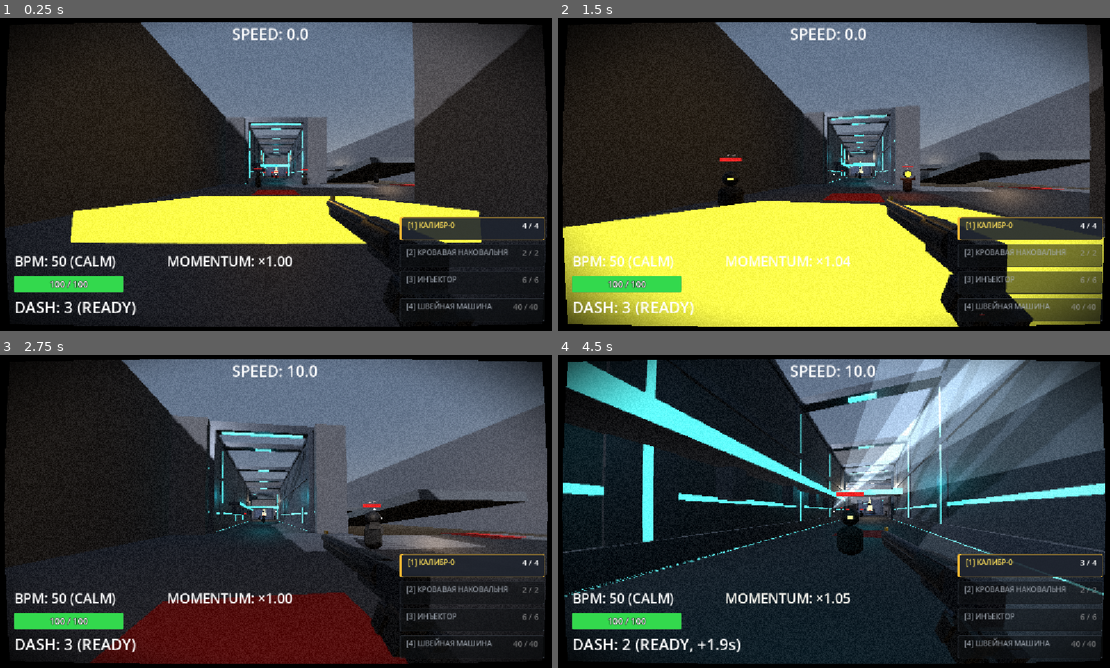
Above: before the commit, frames 1-4 (two rows, left to right).
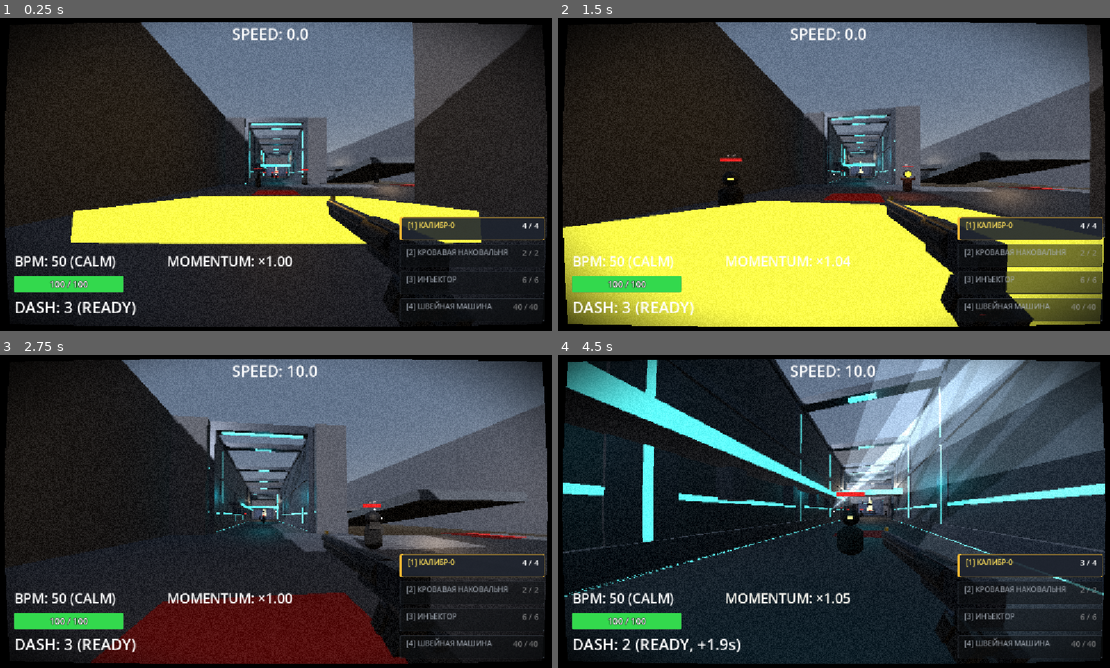
Above: after the commit, the same moments.

Repository: ggou3/voidkill
Game: Godot game, scene res://test_arena.tscn
Two runs of this game, one before a commit and one after it. Both use one fixed random seed, a clock stepped at 60 frames per second and the inputs below. This scene is started directly instead of the project's main scene.
Inputs (mouse positions are in pixels of both pictures, inside the frame that each line leads up to):
- Up to frame 1 (0.25 s): no input
- Up to frame 2 (1.5 s): tap Enter at 0.5 s; move the mouse to (867, 174) at 0.52 s; hold F (melee) 0.53-1.28 s; hold W (move_forward) from 0.53 s (still down); tap Space (jump) at 0.77 s; tap C (slam) at 0.8, 1.35 s; move the mouse to (806, 174) at 1.27 s
- Up to frame 3 (2.75 s): keep holding W (move_forward); tap Space (jump) at 1.52 s; tap F (melee) at 1.55 s; move the mouse to (292, 505) at 2.02 s; hold Right mouse button (alt_fire) from 2.03 s (still down); tap C (slam) at 2.3 s
- Up to frame 4 (4.5 s): keep holding W (move_forward); move the mouse to (828, 517) at 2.77 s; release Right mouse button (alt_fire) at 2.78 s; tap Shift (dash) at 2.85 s; tap Space (jump) at 3.02, 3.77 s; tap F (melee) at 3.05 s; move the mouse to (878, 514) at 3.52 s; hold F (melee) 3.53-4.28 s; tap C (slam) at 3.8 s; move the mouse to (789, 508) at 4.27 s; click (789, 508) at 4.35 s

The runs differ from the first frame. In frame 1, 1.3% of the frame differs, in the area x 1-99%, y 1-99%; in frame 2, 1.3%; in frame 3, 1.2%; in frame 4, 2.2%, in the area x 0-100%, y 1-99%.

Commit message:
fix(enemy): resolve projectile spawn order and attack lifecycle on dead ranged enemies; clean unused variable warnings

Diff:
--- a/enemy.gd
+++ b/enemy.gd
@@ -476,6 +476,8 @@
 		attack_timer = attack_cooldown
 
 func perform_attack():
+	if not is_inside_tree() or current_state == State.DEAD:
+		return
 	if not is_instance_valid(target_player):
 		return
 
@@ -1443,6 +1445,7 @@
 
 func die():
 	current_state = State.DEAD
+	attack_timer = 999999.0
 	set_physics_process(false)
 	AudioManager.play_sound("enemy_death")
 
--- a/enemy_flyer.gd
+++ b/enemy_flyer.gd
@@ -400,7 +400,7 @@
 	velocity.z = lerp(velocity.z, final_target.z + knockback_velocity.z, min(1.0, acceleration * delta))
 	velocity.y = lerp(velocity.y, final_target.y + knockback_velocity.y, min(1.0, 6.0 * delta))
 
-func _process_combat_triggers(delta: float):
+func _process_combat_triggers(_delta: float):
 	if attack_cooldown_timer > 0.0 or not is_instance_valid(target_player):
 		return
 
@@ -838,7 +838,7 @@
 	tween.tween_property(label, "modulate:a", 0.0, 0.65).set_trans(Tween.TRANS_QUAD).set_ease(Tween.EASE_IN)
 	tween.chain().tween_callback(label.queue_free)
 
-func add_needle(is_blood_needle: bool = false):
+func add_needle(_is_blood_needle: bool = false):
 	needle_count += 1
 	needle_timers.append(6.0)
 
--- a/enemy_ranged.gd
+++ b/enemy_ranged.gd
@@ -13,6 +13,11 @@
 var is_telegraphing_shot: bool = false
 var antenna_material: StandardMaterial3D = null
 @onready var antenna_tip: MeshInstance3D = get_node_or_null("AntennaTip")
+
+var telegraph_tween_eyes: Tween = null
+var telegraph_tween_antenna: Tween = null
+var attack_flash_tween_eyes: Tween = null
+var attack_flash_tween_antenna: Tween = null
 
 func _ready():
 	super._ready()
@@ -44,9 +49,21 @@
 	pass
 
 func set_state(new_state: State):
-	if current_state == State.ATTACK and new_state != State.ATTACK:
+	if new_state == State.DEAD:
+		_reset_ranged_telegraph()
+		attack_timer = 999999.0
+	elif current_state == State.ATTACK and new_state != State.ATTACK:
 		_reset_ranged_telegraph()
 	super.set_state(new_state)
+
+func die():
+	_reset_ranged_telegraph()
+	if attack_flash_tween_eyes and attack_flash_tween_eyes.is_valid():
+		attack_flash_tween_eyes.kill()
+	if attack_flash_tween_antenna and attack_flash_tween_antenna.is_valid():
+		attack_flash_tween_antenna.kill()
+	attack_timer = 999999.0
+	super.die()
 
 func _process_chase(delta: float):
 	if not is_instance_valid(target_player) or ("is_dead" in target_player and target_player.is_dead):
@@ -64,6 +81,8 @@
 	super._process_chase(delta)
 
 func _process_attack(delta: float):
+	if not is_inside_tree() or current_state == State.DEAD:
+		return
 	if not is_instance_valid(target_player) or ("is_dead" in target_player and target_player.is_dead):
 		set_state(State.IDLE)
 		return
@@ -110,39 +129,47 @@
 		attack_timer = attack_cooldown
 
 func perform_attack():
+	if not is_inside_tree() or current_state == State.DEAD:
+		return
 	_reset_ranged_telegraph()
 	if not is_instance_valid(target_player):
 		return
 
 	# Вспышка глаз и маячка антенны при выстреле
 	if eyes_material:
+		if attack_flash_tween_eyes and attack_flash_tween_eyes.is_valid():
+			attack_flash_tween_eyes.kill()
 		eyes_material.emission = Color(1.0, 0.4, 0.1)
-		var tween = create_tween()
-		tween.tween_property(eyes_material, "emission", EYES_BASE_COLOR, 0.3)
-	if antenna_material:
+		attack_flash_tween_eyes = create_tween()
+		attack_flash_tween_eyes.tween_property(eyes_material, "emission", EYES_BASE_COLOR, 0.3)
+	if antenna_material:
+		if attack_flash_tween_antenna and attack_flash_tween_antenna.is_valid():
+			attack_flash_tween_antenna.kill()
 		antenna_material.emission = Color(1.0, 0.4, 0.1)
-		var tween2 = create_tween()
-		tween2.tween_property(antenna_material, "emission", EYES_BASE_COLOR, 0.3)
+		attack_flash_tween_antenna = create_tween()
+		attack_flash_tween_antenna.tween_property(antenna_material, "emission", EYES_BASE_COLOR, 0.3)
 
 	if not projectile_scene:
 		return
 
-	var proj = projectile_scene.instantiate()
+	var scene_root = get_tree().current_scene if (get_tree() and get_tree().current_scene) else get_parent()
+	if not scene_root:
+		return
+
 	var spawn_pos = global_position + Vector3(0.0, 0.55, 0.0) - transform.basis.z * 0.4
-	proj.global_position = spawn_pos
 
 	# Точка прицеливания: корпус игрока на момент выстрела (прямая траектория, без самонаведения)
 	var target_pos = target_player.global_position + Vector3(0.0, 0.2, 0.0)
 	var fly_dir = (target_pos - spawn_pos).normalized()
 
+	var proj = projectile_scene.instantiate()
 	proj.direction = fly_dir
 	proj.speed = projectile_speed
 	proj.damage = attack_damage
 	proj.shooter = self
 
-	var scene_root = get_tree().current_scene if get_tree().current_scene else get_parent()
-	if scene_root:
-		scene_root.add_child(proj)
+	scene_root.add_child(proj)
+	proj.global_position = spawn_pos
 
 	AudioManager.play_sound("flask_throw")
 	print("[%s] RANGED ATTACK: fired projectile at %s (dir: %s, speed: %.1f, dmg: %d)" % [
@@ -150,15 +177,25 @@
 	])
 
 func _start_ranged_telegraph():
+	if not is_inside_tree() or current_state == State.DEAD:
+		return
 	is_telegraphing_shot = true
 	if eyes_material:
-		var tween = create_tween()
-		tween.tween_property(eyes_material, "emission", EYES_TELEGRAPH_COLOR, 0.18)
-	if antenna_material:
-		var tween2 = create_tween()
-		tween2.tween_property(antenna_material, "emission", EYES_TELEGRAPH_COLOR, 0.18)
+		if telegraph_tween_eyes and telegraph_tween_eyes.is_valid():
+			telegraph_tween_eyes.kill()
+		telegraph_tween_eyes = create_tween()
+		telegraph_tween_eyes.tween_property(eyes_material, "emission", EYES_TELEGRAPH_COLOR, 0.18)
+	if antenna_material:
+		if telegraph_tween_antenna and telegraph_tween_antenna.is_valid():
+			telegraph_tween_antenna.kill()
+		telegraph_tween_antenna = create_tween()
+		telegraph_tween_antenna.tween_property(antenna_material, "emission", EYES_TELEGRAPH_COLOR, 0.18)
 
 func _reset_ranged_telegraph():
+	if telegraph_tween_eyes and telegraph_tween_eyes.is_valid():
+		telegraph_tween_eyes.kill()
+	if telegraph_tween_antenna and telegraph_tween_antenna.is_valid():
+		telegraph_tween_antenna.kill()
 	if not is_telegraphing_shot:
 		return
 	is_telegraphing_shot = false
--- a/player.gd
+++ b/player.gd
@@ -811,7 +811,7 @@
 		return
 	var old_health = health
 	health = min(max_health, health + amount)
-	var gained = health - old_health
+	var _gained = health - old_health
 	_update_health_display(true)
 	AudioManager.play_sound("player_heal")
 	_spawn_heal_feedback(amount, is_melee_bonus)
--- a/player.tscn
+++ b/player.tscn
@@ -40,16 +40,16 @@
 [sub_resource type="StandardMaterial3D" id="StandardMaterial3D_blood_vial"]
 transparency = 1
 albedo_color = Color(0.85, 0.05, 0.08, 0.85)
+metallic = 0.1
 roughness = 0.15
-metallic = 0.1
 emission_enabled = true
 emission = Color(0.95, 0.08, 0.08, 1)
 emission_energy_multiplier = 2.0
 
 [sub_resource type="ShaderMaterial" id="ShaderMaterial_3xd07"]
 shader = ExtResource("2_onrkg")
-shader_parameter/resolution = 1440.0
-shader_parameter/noise_amount = 0.1
+shader_parameter/resolution = 800.0
+shader_parameter/noise_amount = 0.11
 shader_parameter/player_speed = 0.0
 shader_parameter/speed_threshold = 14.5
 shader_parameter/max_speed_threshold = 19.5
@@ -534,7 +534,6 @@
 offset_top = 534.0
 offset_right = 260.0
 offset_bottom = 568.0
-max_value = 100.0
 value = 100.0
 show_percentage = false
 
--- a/skill_manager.gd
+++ b/skill_manager.gd
@@ -339,7 +339,7 @@
 	if not player.is_on_floor() and not is_slamming and slam_timer <= 0:
 		is_slamming = true
 
-func process_slam(delta, vel: Vector3) -> Vector3:
+func process_slam(_delta, vel: Vector3) -> Vector3:
 	if not is_slamming: return vel
 
 	slam_ray.force_shapecast_update()
--- a/weapon_manager.gd
+++ b/weapon_manager.gd
@@ -696,7 +696,7 @@
 		spawn_piston_tracer(start_pos, from_pos + aim_dir * PISTON_RANGE, false)
 		print("[ANVIL PISTON] Air blast (no surface or enemy in range)")
 
-func _perform_self_launch(aim_dir: Vector3, surface_hit_pos: Vector3, surface_normal: Vector3):
+func _perform_self_launch(aim_dir: Vector3, surface_hit_pos: Vector3, _surface_normal: Vector3):
 	var player_node = get_parent()
 	if not is_instance_valid(player_node):
 		return
@@ -848,7 +848,7 @@
 	head.trigger_muzzle_flash(false)
 	AudioManager.play_sound("injector_shot")
 
-	var aim_dir = head.get_aim_direction()
+	var _aim_dir = head.get_aim_direction()
 	var start_pos = head.get_muzzle_position()
 	var ray = head.get_aim_raycast(0.0)
 	var hit_pos = ray.to_global(ray.target_position)
Not shown: 1 places in player.tscn that only renumber resources
Not shown, changed: DESIGN.md
